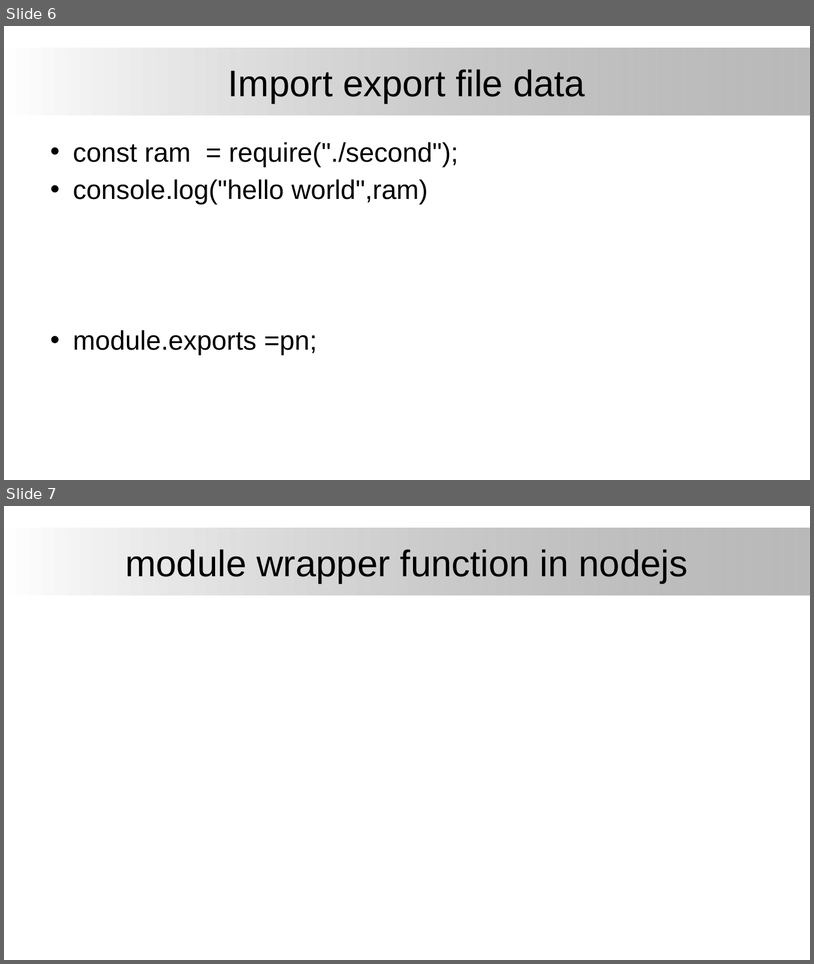
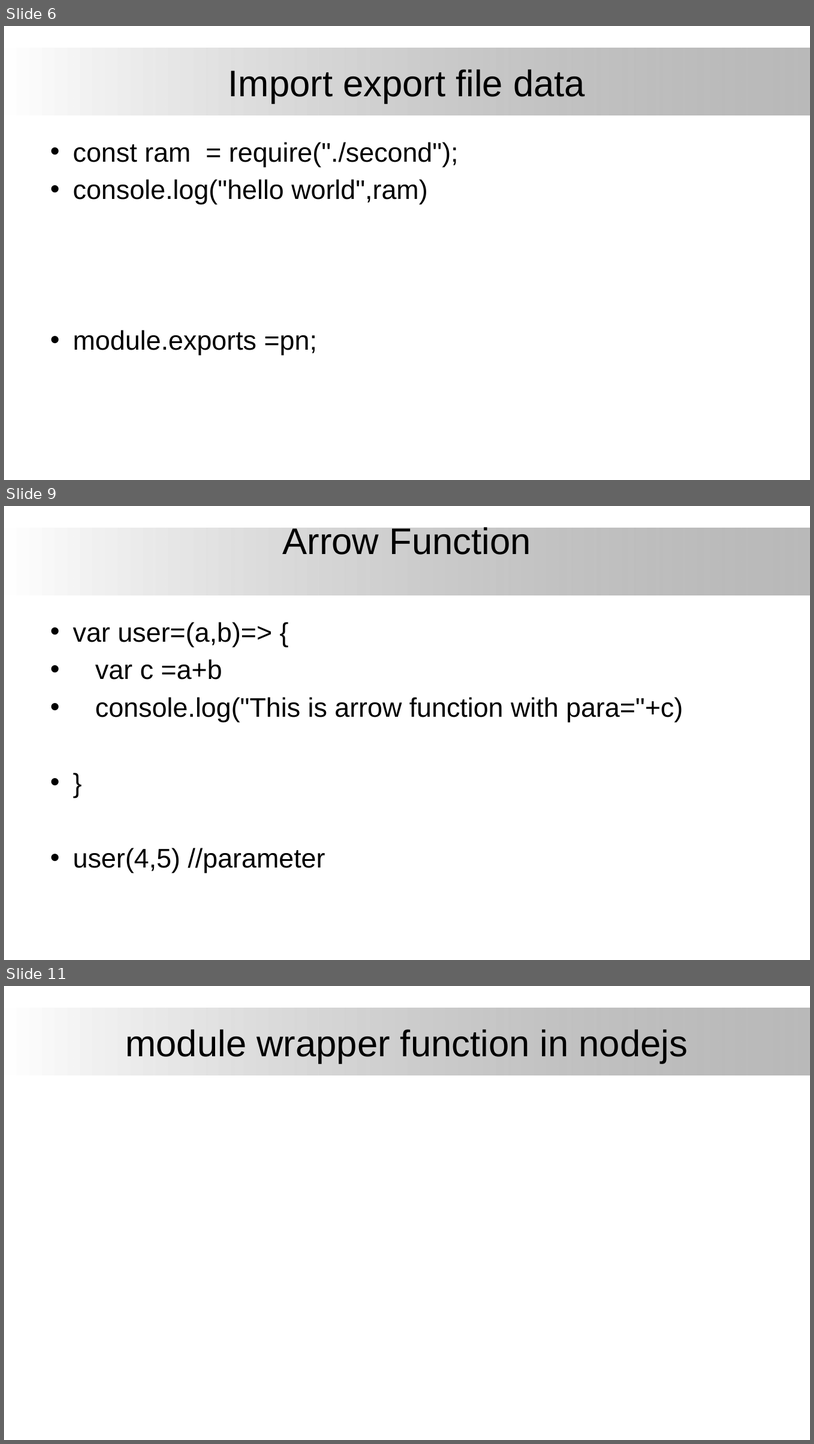
Before and after one commit to firstmentor/nodejs, a slide deck: Node Js.pptx. Shown one above the other, each under a label of ours: slides 6 and 7 before the commit, slides 6, 9 and 11 after it; the slides between them are not shown. The pictures are 814x964 and 814x1444 pixels, drawn with LibreOffice and Linux fonts; fonts in the diff are those of the drawing; background and template pictures are left out. Boxes give left, top, right and bottom in pixels: in the first picture for what was removed or moved away, otherwise in the second. Text is boxed around its words. In the diff, an @@ line names an element or a change of style, - is before the commit and + after.

```diff
--- a/Node Js.pptx
+++ b/Node Js.pptx
@@ slide 9 added at (4, 506, 810, 960), background #FFFFFF; not listed: 1 template element that a slide beside it also shows @@
@@ title added at (283, 525, 531, 555), 44 pt, text #000000 @@
+Arrow Function
@@ text added at (73, 622, 683, 873), 32 pt, text #000000 @@
+• var user=(a,b)=> {
+• var c =a+b
+• console.log("This is arrow function with para="+c)
+• }
+• user(4,5) //parameter
@@ what was slide 7 is now slide 11 @@
```
Also in this commit, not shown: 12 other slides added, 11 other files.
